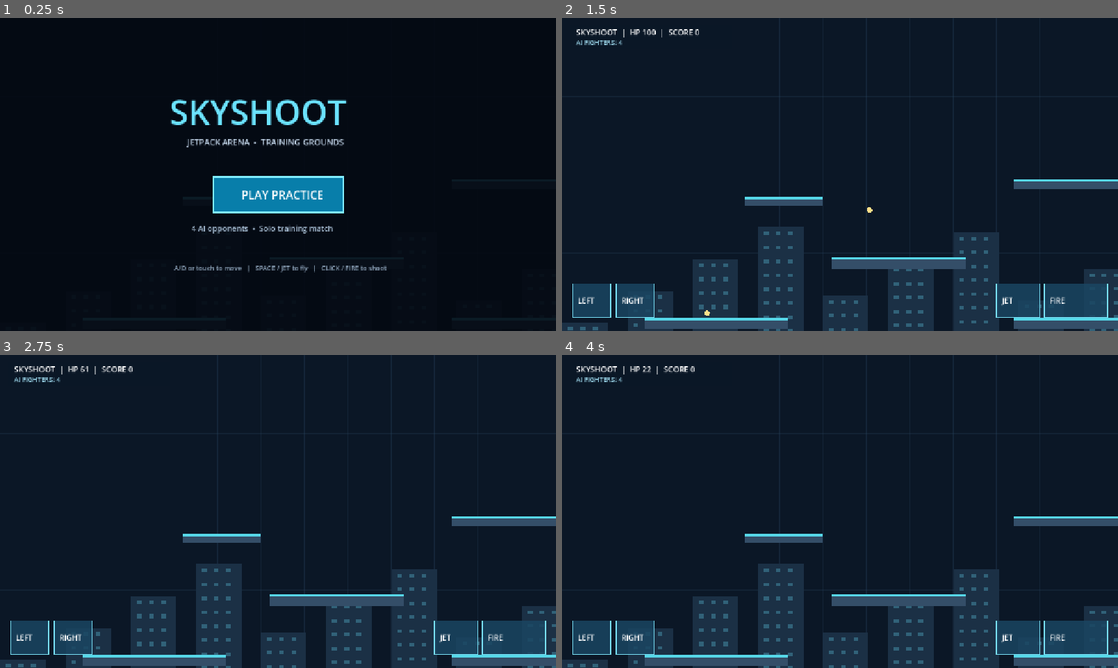
Above: before the commit, frames 1-4 (two rows, left to right).
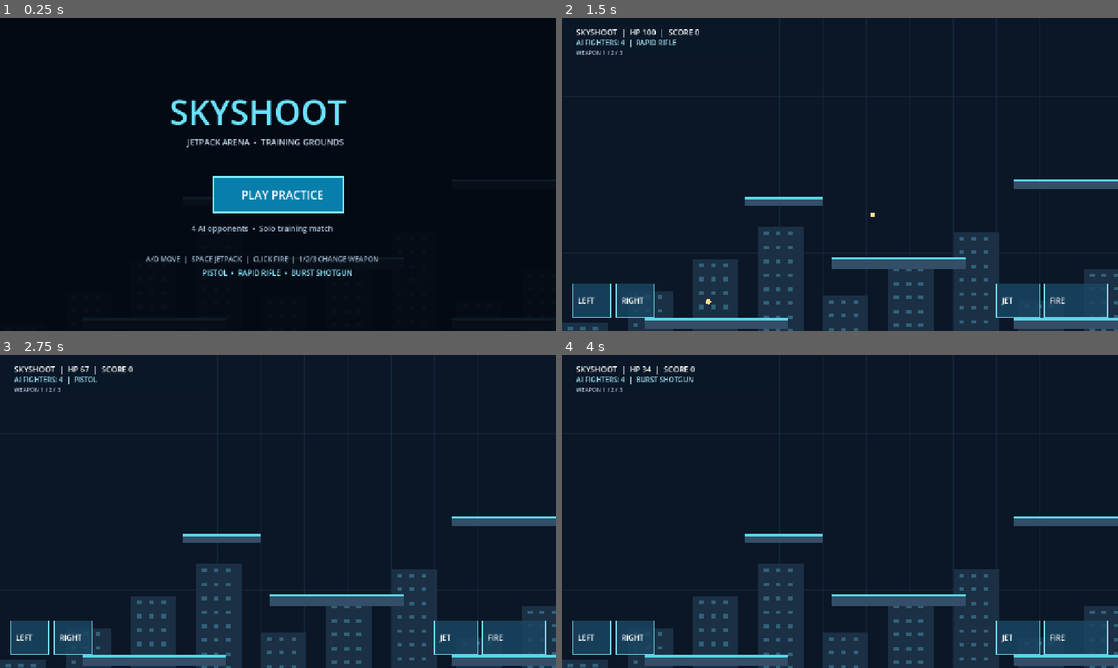
Above: after the commit, the same moments.

Repository: anshtechnophone-debug/Skyshoot
Game: Godot game, scene res://scenes/main.tscn
Two runs of this game, one before a commit and one after it. Both use one fixed random seed, a clock stepped at 60 frames per second and the inputs below.
Inputs (mouse positions are in pixels of both pictures, inside the frame that each line leads up to):
- Up to frame 1 (0.25 s): no input
- Up to frame 2 (1.5 s): tap Enter at 0.5 s; move the mouse to (962, 158) at 0.52 s; hold D 0.53-1.25 s; tap 1 at 0.6 s; click (962, 158) at 0.67 s; tap Space at 0.77 s; tap 2 at 0.8 s; drag from (728, 190) to (812, 237) at 1.27 s
- Up to frame 3 (2.75 s): move the mouse to (333, 442) at 2.02 s; hold D from 2.03 s (still down); tap 3 at 2.1 s; tap 1 at 2.3 s
- Up to frame 4 (4 s): release D at 2.75 s; tap Space at 2.75, 3.77 s; drag from (812, 574) to (673, 464) at 2.77 s; tap Enter at 3.5 s; move the mouse to (1006, 558) at 3.52 s; hold A from 3.53 s (still down); tap 2 at 3.6 s; tap 3 at 3.8 s

The runs differ from the first frame. In frame 1, 1.1% of the frame differs, in the area x 26-70%, y 76-83%; in frame 2, 0.3%; in frame 3, 0.2%; in frame 4, 0.3%.

Commit message:
Add selectable arcade weapons and bot combat

Diff:
--- a/scripts/game.gd
+++ b/scripts/game.gd
@@ -6,6 +6,7 @@
 const JET_FORCE := 1850.0
 const BULLET_SPEED := 820.0
 const BOT_COUNT := 4
+const WEAPONS := [{"name":"PISTOL", "cooldown":0.32, "damage":24.0, "speed":820.0, "pellets":1, "spread":0.02}, {"name":"RAPID RIFLE", "cooldown":0.105, "damage":12.0, "speed":980.0, "pellets":1, "spread":0.045}, {"name":"BURST SHOTGUN", "cooldown":0.72, "damage":9.0, "speed":720.0, "pellets":6, "spread":0.28}]
 
 var player: Dictionary
 var bots: Array[Dictionary] = []
@@ -16,6 +17,8 @@
 var game_over := false
 var score := 0
 var last_shot := 0.0
+var weapon_index := 0
+var match_time := 0.0
 var touch_left := false
 var touch_right := false
 var touch_jet := false
@@ -51,6 +54,8 @@
 		bots.append(_fighter(Vector2(x, 790), true))
 	bullets.clear()
 	score = 0
+	weapon_index = 0
+	match_time = 0.0
 	game_over = false
 
 func _fighter(pos: Vector2, is_bot: bool) -> Dictionary:
@@ -63,6 +68,7 @@
 	if game_over:
 		queue_redraw()
 		return
+	match_time += delta
 	_update_player(delta)
 	_update_bots(delta)
 	_update_bullets(delta)
@@ -122,17 +128,26 @@
 			_shoot(bot, player.pos, true)
 
 func _shoot_player() -> void:
-	if Time.get_ticks_msec() / 1000.0 - last_shot < 0.22: return
-	last_shot = Time.get_ticks_msec() / 1000.0
+	var weapon: Dictionary = WEAPONS[weapon_index]
+	var now := Time.get_ticks_msec() / 1000.0
+	if now - last_shot < float(weapon.cooldown): return
+	last_shot = now
 	var aim := get_global_mouse_position()
 	if touch_fire:
 		aim = player.pos + touch_aim * 500
-	_shoot(player, aim, false)
+	_shoot_player_weapon(aim, weapon)
+
+func _shoot_player_weapon(target: Vector2, weapon: Dictionary) -> void:
+	var base_direction: Vector2 = (target - player.pos).normalized()
+	if base_direction.length() < 0.1: base_direction = Vector2(player.facing, 0)
+	for pellet in int(weapon.pellets):
+		var direction := base_direction.rotated(randf_range(-float(weapon.spread), float(weapon.spread)))
+		bullets.append({"pos": player.pos + Vector2(0, -10), "vel": direction * float(weapon.speed), "enemy": false, "damage": float(weapon.damage), "life": 1.8})
 
 func _shoot(owner: Dictionary, target: Vector2, from_bot: bool) -> void:
 	var direction: Vector2 = (target - owner.pos).normalized()
 	if direction.length() < 0.1: direction = Vector2(owner.facing, 0)
-	bullets.append({"pos": owner.pos + Vector2(0, -10), "vel": direction * BULLET_SPEED, "enemy": from_bot, "life": 1.8})
+	bullets.append({"pos": owner.pos + Vector2(0, -10), "vel": direction * BULLET_SPEED, "enemy": from_bot, "damage": 11.0, "life": 1.8})
 
 func _update_bullets(delta: float) -> void:
 	for i in range(bullets.size() - 1, -1, -1):
@@ -142,12 +157,12 @@
 		var hit := false
 		if b.enemy:
 			if b.pos.distance_to(player.pos + Vector2(0, -12)) < 29:
-				player.hp -= 13
+				player.hp -= float(b.damage)
 				hit = true
 		else:
 			for bot in bots:
 				if bot.alive and b.pos.distance_to(bot.pos + Vector2(0, -12)) < 30:
-					bot.hp -= 25
+					bot.hp -= float(b.damage)
 					hit = true
 					if bot.hp <= 0:
 						bot.alive = false
@@ -157,8 +172,12 @@
 			bullets.remove_at(i)
 
 func _input(event: InputEvent) -> void:
-	if event is InputEventKey and event.pressed and event.keycode == KEY_ESCAPE:
-		game_started = false
+	if event is InputEventKey and event.pressed:
+		if event.keycode == KEY_ESCAPE:
+			game_started = false
+		elif event.keycode == KEY_1: weapon_index = 0
+		elif event.keycode == KEY_2: weapon_index = 1
+		elif event.keycode == KEY_3: weapon_index = 2
 	if event is InputEventMouseButton and event.pressed and event.button_index == MOUSE_BUTTON_LEFT:
 		if not game_started:
 			game_started = true
@@ -201,7 +220,7 @@
 		for bot in bots:
 			if bot.alive: _draw_fighter(bot, true)
 		for b in bullets:
-			draw_circle(Vector2(b.pos.x - camera_x, b.pos.y), 6, Color("#ffe08a"))
+			draw_circle(Vector2(b.pos.x - camera_x, b.pos.y), 5 if b.enemy else 6, Color("#ff8b72") if b.enemy else Color("#ffe08a"))
 		_draw_hud()
 		_draw_touch_hud()
 	else:
@@ -238,9 +257,10 @@
 	draw_rect(Rect2(p + Vector2(-20, -54), Vector2(40 * f.hp / 100.0, 5)), Color("#70e39a") if f.hp > 35 else Color("#ff6b6b"))
 
 func _draw_hud() -> void:
-	draw_rect(Rect2(18, 16, 370, 56), Color(0.04, 0.09, 0.15, 0.88))
+	draw_rect(Rect2(18, 16, 470, 76), Color(0.04, 0.09, 0.15, 0.88))
 	draw_string(ThemeDB.fallback_font, Vector2(32, 39), "SKYSHOOT  |  HP %d  |  SCORE %d" % [int(player.hp), score], HORIZONTAL_ALIGNMENT_LEFT, -1, 18, Color.WHITE)
-	draw_string(ThemeDB.fallback_font, Vector2(32, 61), "AI FIGHTERS: %d" % _living_bots(), HORIZONTAL_ALIGNMENT_LEFT, -1, 15, Color("#9fdcf0"))
+	draw_string(ThemeDB.fallback_font, Vector2(32, 62), "AI FIGHTERS: %d  |  %s" % [_living_bots(), WEAPONS[weapon_index].name], HORIZONTAL_ALIGNMENT_LEFT, -1, 16, Color("#9fdcf0"))
+	draw_string(ThemeDB.fallback_font, Vector2(32, 84), "WEAPON 1 / 2 / 3", HORIZONTAL_ALIGNMENT_LEFT, -1, 13, Color("#a9bfd5"))
 	if _living_bots() == 0:
 		draw_string(ThemeDB.fallback_font, Vector2(450, 120), "TRAINING CLEAR!", HORIZONTAL_ALIGNMENT_LEFT, -1, 32, Color("#78f0c0"))
 
@@ -263,7 +283,8 @@
 	draw_rect(menu_button, Color("#80edff"), false, 3)
 	draw_string(ThemeDB.fallback_font, Vector2(555, 416), "PLAY PRACTICE", HORIZONTAL_ALIGNMENT_LEFT, -1, 26, Color.WHITE)
 	draw_string(ThemeDB.fallback_font, Vector2(440, 490), "4 AI opponents  •  Solo training match", HORIZONTAL_ALIGNMENT_LEFT, -1, 18, Color("#a9bfd5"))
-	draw_string(ThemeDB.fallback_font, Vector2(400, 580), "A/D or touch to move   |   SPACE / JET to fly   |   CLICK / FIRE to shoot", HORIZONTAL_ALIGNMENT_LEFT, -1, 15, Color("#9bb2c9"))
+	draw_string(ThemeDB.fallback_font, Vector2(335, 560), "A/D MOVE  |  SPACE JETPACK  |  CLICK FIRE  |  1/2/3 CHANGE WEAPON", HORIZONTAL_ALIGNMENT_LEFT, -1, 16, Color("#9bb2c9"))
+	draw_string(ThemeDB.fallback_font, Vector2(465, 592), "PISTOL  •  RAPID RIFLE  •  BURST SHOTGUN", HORIZONTAL_ALIGNMENT_LEFT, -1, 17, Color("#8ce7ff"))
 
 func _living_bots() -> int:
 	var count := 0
